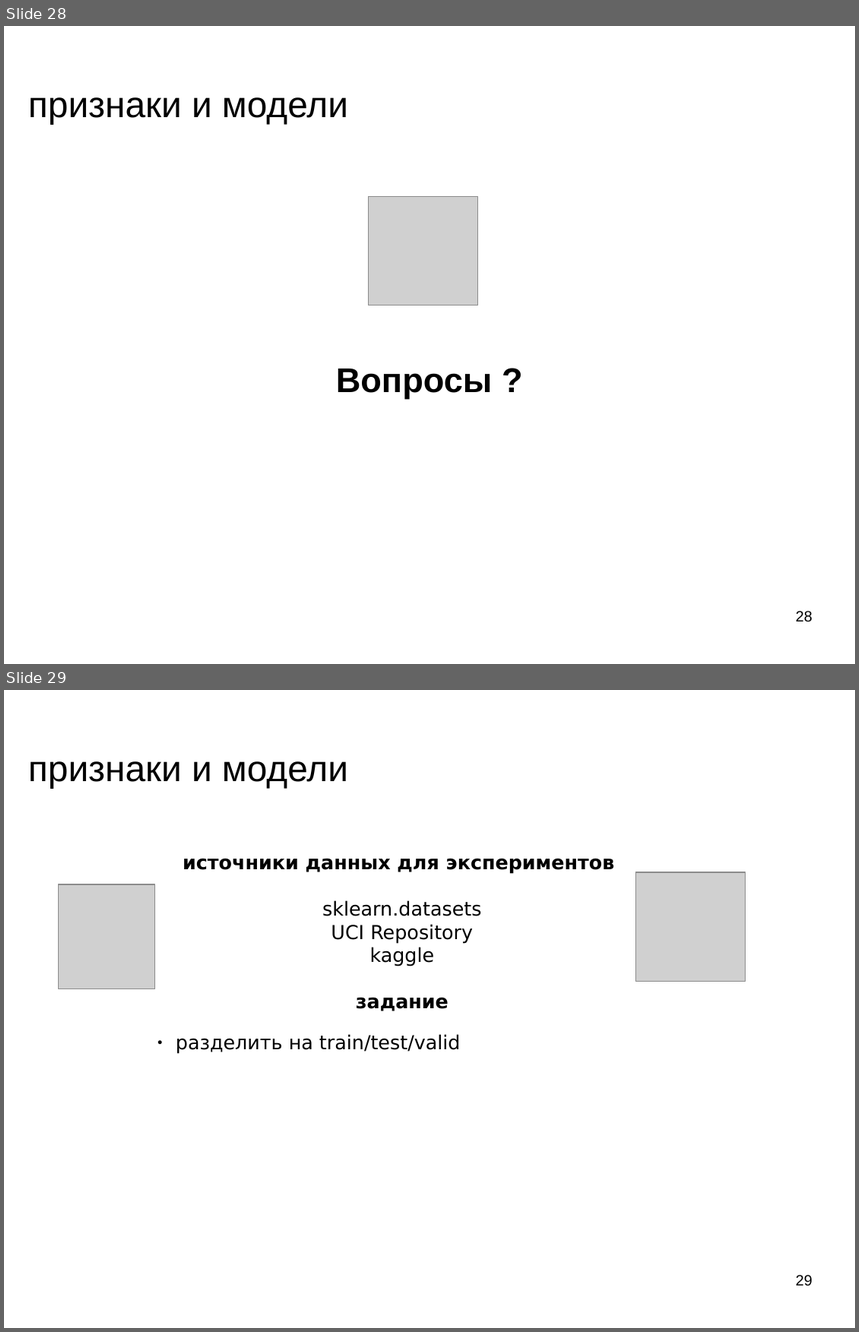
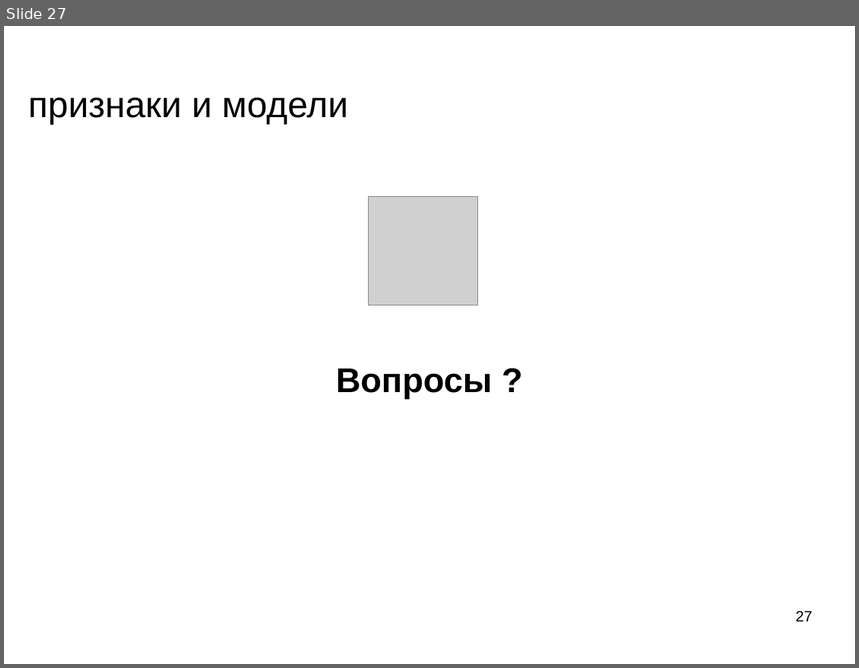
Before and after one commit to mechanoid5/ml_lectorium_legacy, a slide deck: 12-fetch-model.odp. Shown one above the other, each under a label of ours: slides 28 and 29 before the commit, slide 27 after it. The pictures are 859x1332 and 859x668 pixels, drawn with LibreOffice and Linux fonts; fonts in the diff are those of the drawing; grey boxes stand for pictures; background and template pictures are left out. Boxes give left, top, right and bottom in pixels: in the first picture for what was removed or moved away, otherwise in the second. Text is boxed around its words. In the diff, an @@ line names an element or a change of style, - is before the commit and + after.

```diff
--- a/12-fetch-model.odp
+++ b/12-fetch-model.odp
@@ slide 29 removed at (4, 690, 855, 1328), background picture (left out) @@
@@ title removed at (28, 761, 348, 788) @@
-признаки и модели
@@ text removed at (176, 858, 615, 1054) @@
-источники данных для экспериментов
-sklearn.datasets
-UCI Repository
-kaggle
-задание
-● разделить на train/test/valid
@@ picture removed at (59, 885, 155, 989) @@
@@ picture removed at (636, 872, 747, 982) @@
@@ page number removed at (796, 1275, 813, 1286) @@
-29
@@ what was slide 28 is now slide 27 @@
@@ page number at (796, 611, 813, 622): text changed @@
-28
+27
```
Also in this commit, not shown: 1 slide added, 1 other slide removed, 6 other files.
